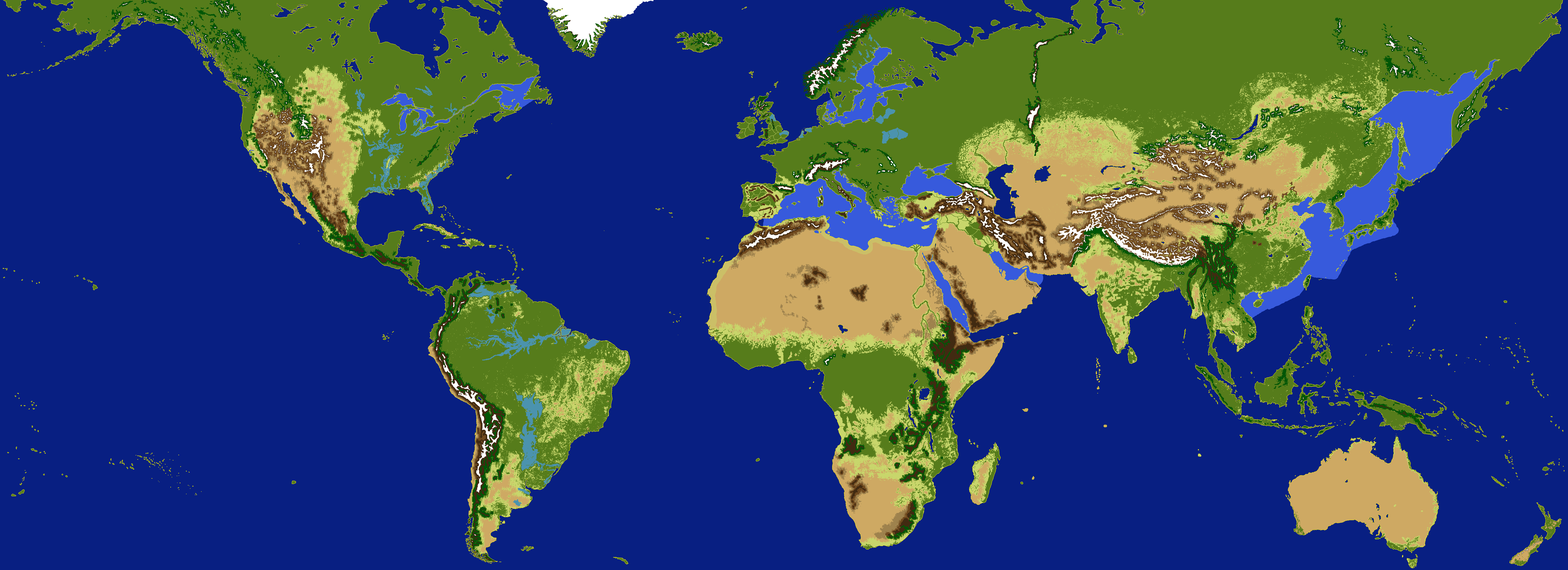
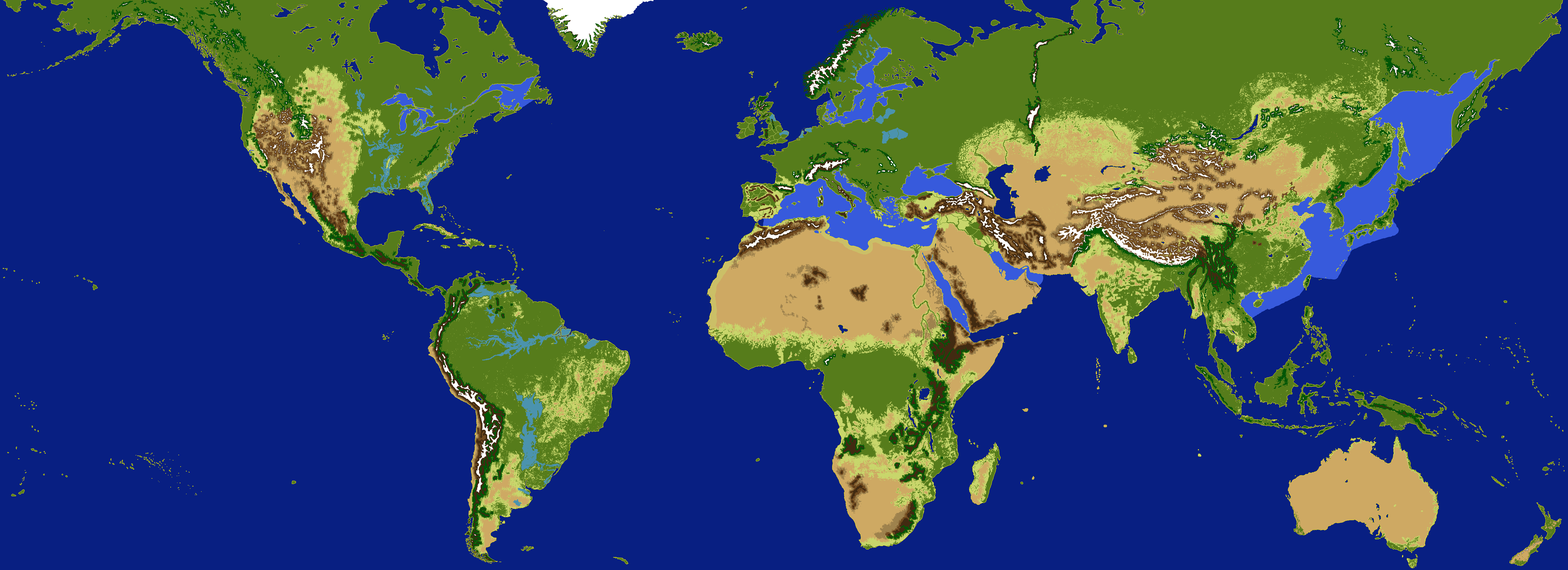
Before/after of a 1568x570 layered artwork. What changed in the layer stack:
added layer "terrain.bmp #1" above "terrain.bmp" over [910, 128, 1392, 271]
painted on "terrain.bmp" over [445, 142, 988, 271]
